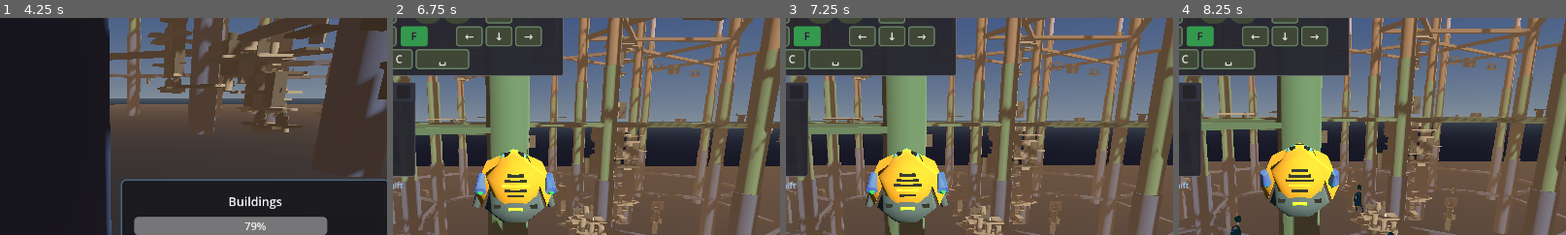
Above: before the commit, frames 1-4 (left to right).
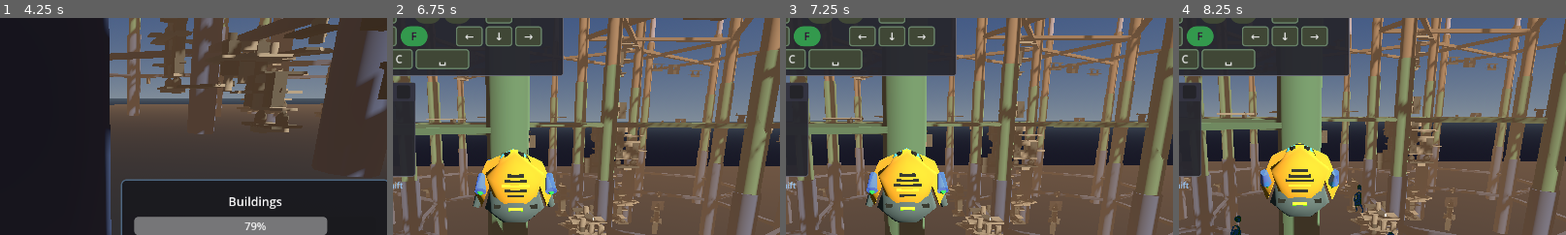
Above: after the commit, the same moments.

Repository: TaxiService/fcar
Game: Godot game, scene res://city/city_test.tscn
The game is run twice, just before and just after one commit, with the same random seed, the same clock (stepped at 60 frames per second) and the same inputs.
Inputs (mouse positions are % of the whole screen's width and height, from its top left):
- Up to frame 1 (4.25 s): tap Enter at 0.5 s; move the mouse to (55, 50) at 0.52 s; hold F (toggle_control_lock) 0.53-1.28 s; hold W (forward) from 0.53 s (still down); click (55, 50) at 0.67 s; tap Space (jump) at 0.77, 1.52, 3.02, 3.77 s; move the mouse to (45, 50) at 1.27 s; tap Shift (boost) at 1.35 s; tap F (toggle_control_lock) at 1.55, 3.05 s; move the mouse to (52, 48) at 2.02 s; hold F (toggle_control_lock) 2.03-2.78 s; tap R (confirm) at 2.1 s; move the mouse to (49, 52) at 2.77 s; tap C (crouch) at 2.85 s; click (49, 52) at 2.92 s; move the mouse to (57, 51) at 3.52 s; hold F (toggle_control_lock) from 3.53 s (still down); tap V (toggle_auto_hover) at 3.6 s
- Up to frame 2 (6.75 s): move the mouse to (42, 49) at 4.27 s; release F (toggle_control_lock) at 4.28 s; tap F (toggle_control_lock) at 4.35, 5.3 s; tap Space (jump) at 4.52 s; move the mouse to (55, 50) at 5.02 s; release W (forward) at 5.03 s; hold S (backward) 5.03-5.75 s; hold Ctrl 5.03-5.75 s; click (55, 50) at 5.17 s; drag from (35, 25) to (30, 55) at 5.77 s; move the mouse to (72, 45) at 6.52 s; hold W (forward) from 6.53 s (still down); hold F (toggle_control_lock) from 6.53 s (still down); tap M at 6.6 s
- Up to frame 3 (7.25 s): keep holding W (forward); keep holding F (toggle_control_lock); tap Space (jump) at 6.77 s
- Up to frame 4 (8.25 s): release W (forward) at 7.25 s; release F (toggle_control_lock) at 7.25 s; drag from (30, 55) to (45, 70) at 7.27 s; move the mouse to (60, 28) at 8.02 s; hold S (backward) from 8.03 s (still down); hold F (toggle_control_lock) from 8.03 s (still down); tap L at 8.1 s
The pictures show only the part of the screen within x 34-84%, y 13-63%; the shares and areas given below are measured in that part.

Frame 1 is identical in both runs. In frame 2, 0.1% of the frame differs, in the area x 2-10%, y 3-14%; in frame 3, 0.1%; in frame 4, 0.1%.

Commit message:
made F not-lockable/rounded in control window

Diff:
--- a/ui/ControlDisplayWindow.gd
+++ b/ui/ControlDisplayWindow.gd
@@ -46,7 +46,7 @@
 	_add_key("A", "strafe_left", Vector2(left_x, row1_y))
 	_add_key("S", "backward", Vector2(left_x + KEY_SIZE.x + KEY_GAP, row1_y))
 	_add_key("D", "strafe_right", Vector2(left_x + (KEY_SIZE.x + KEY_GAP) * 2, row1_y))
-	_add_key("F", "toggle_control_lock", Vector2(left_x_staggered + (KEY_SIZE.x + KEY_GAP) * 3.5, row1_y))
+	_add_key("F", "toggle_control_lock", Vector2(left_x_staggered + (KEY_SIZE.x + KEY_GAP) * 3.5, row1_y), false, 0, false)
 
 	# Row 2: Shift Z X C space
 	var row2_y = row1_y + KEY_SIZE.y + KEY_GAP
